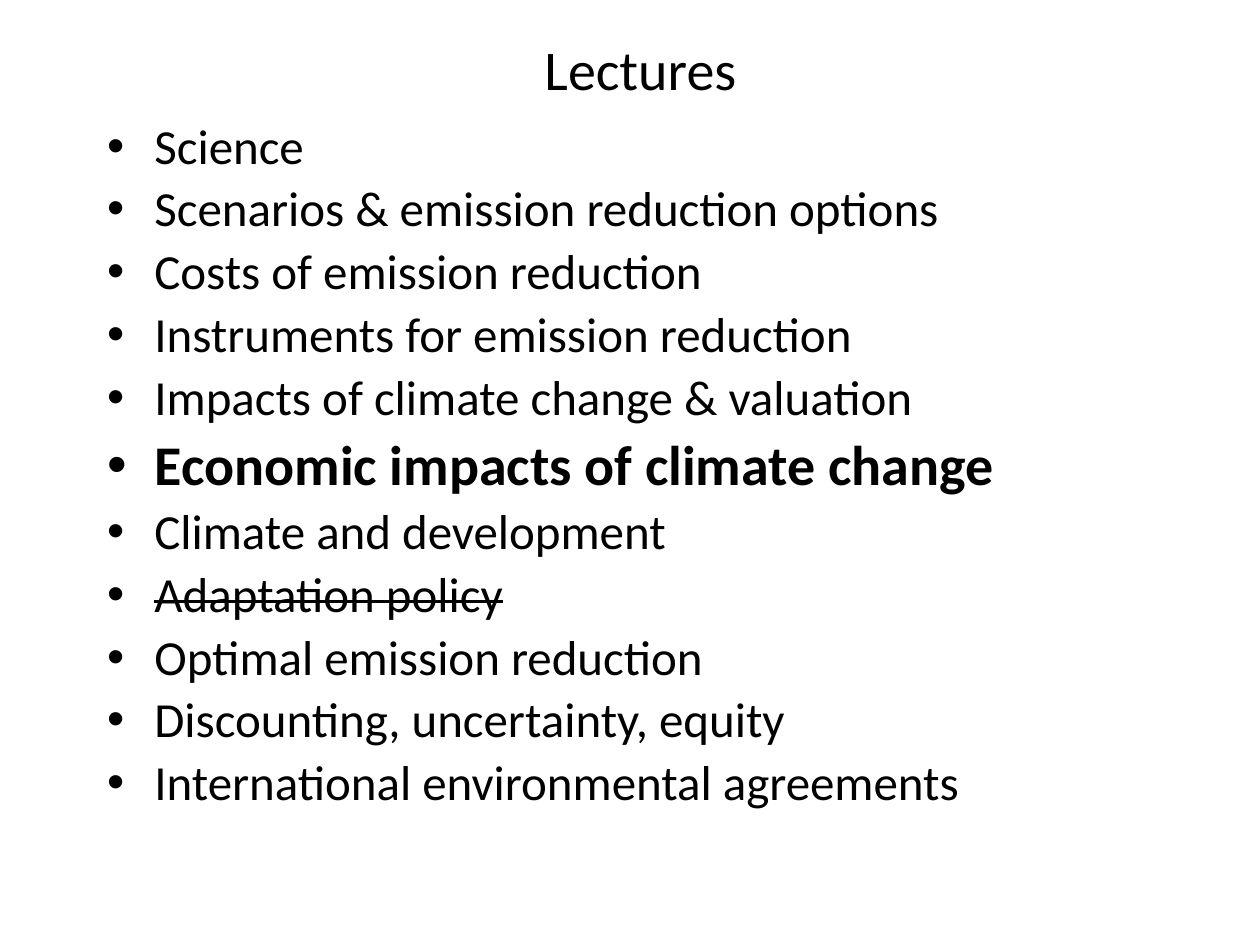
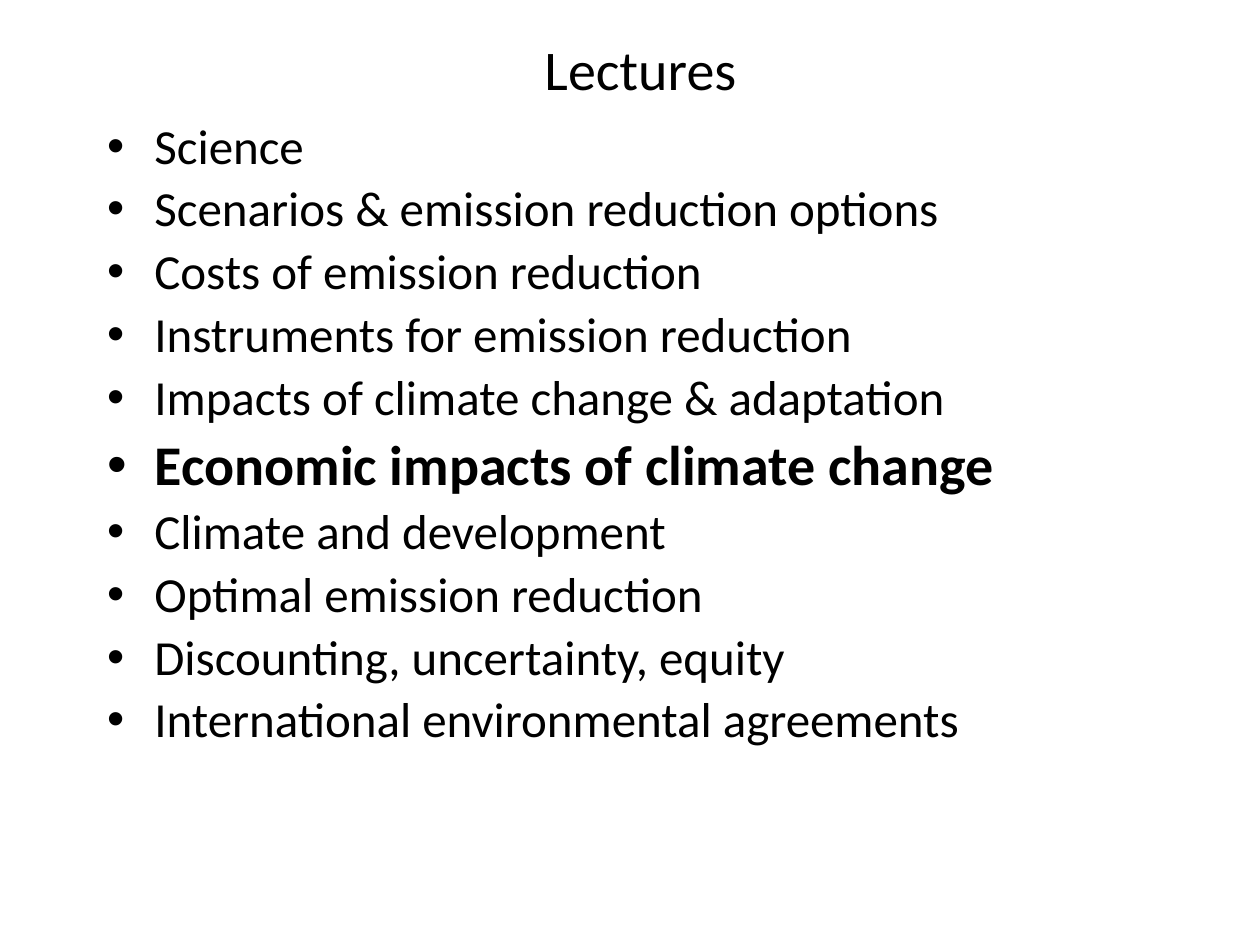
Before and after one commit to rtol/ClimateEconomics, a slide deck: slide 2 of cceug6 econimp.pptx. Drawn at 1260x945 pixels with LibreOffice and Linux fonts; fonts in the diff are those of the drawing. Boxes give left, top, right and bottom in pixels: in the first picture for what was removed or moved away, otherwise in the second. Text is boxed around its words. In the diff, an @@ line names an element or a change of style, - is before the commit and + after.

```diff
--- a/cceug6 econimp.pptx
+++ b/cceug6 econimp.pptx
@@ text at (x1=154, y1=381, x2=945, y2=424): text changed @@
-• Impacts of climate change & valuation
+• Impacts of climate change & adaptation
@@ text at (x1=154, y1=578, x2=503, y2=620): paragraph removed @@
-• Adaptation policy
```
Also in this commit, not shown: 2 other slides changed, 22 slides added, 7 other files.
